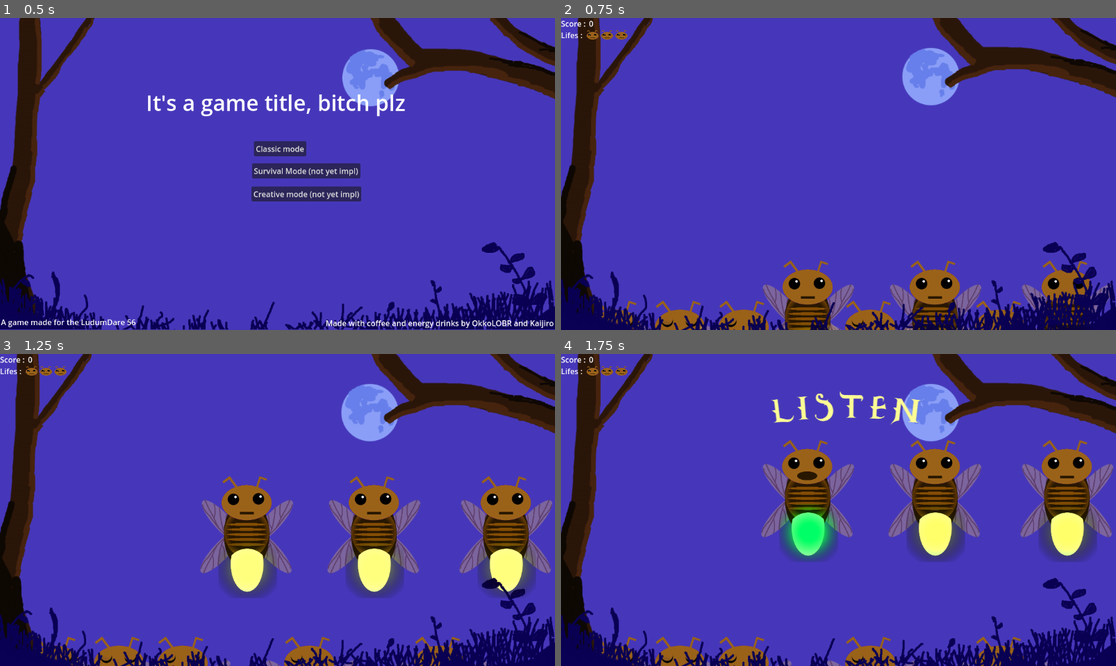
Above: before the commit, frames 1-4 (two rows, left to right).
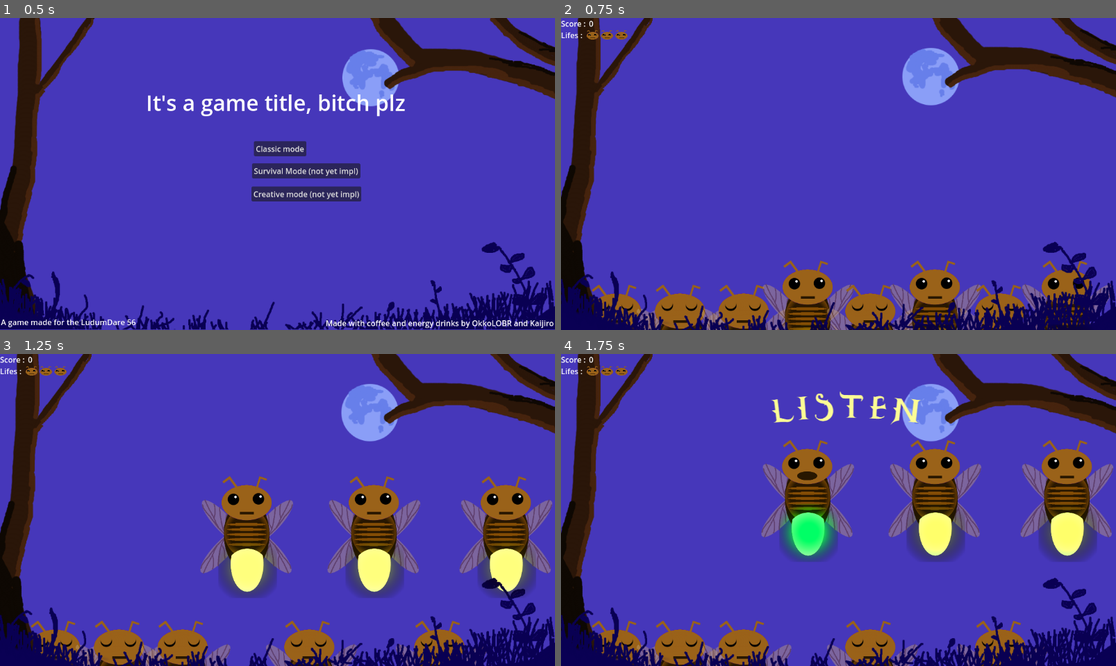
Above: after the commit, the same moments.

Repository: Kaijiro/ld56
Game: Godot game, scene res://scenes/menu.tscn
The game is run twice, just before and just after one commit, with the same random seed, the same clock (stepped at 60 frames per second) and the same inputs. Sound files missing from this copy of the repository are replaced by a short silence.
Inputs (mouse positions are in pixels of both pictures, inside the frame that each line leads up to):
- Up to frame 1 (0.5 s): no input
- Up to frame 2 (0.75 s): click "Classic mode" at 0.5 s
- Up to frame 3 (1.25 s): no input
- Up to frame 4 (1.75 s): move the mouse to (805, 538) at 1.27 s; click (805, 538) at 1.35 s

Frame 1 is identical in both runs. In frame 2, 3.1% of the frame differs, in the area x 5-87%, y 85-100%; in frame 3, 3.2%, in the area x 5-88%, y 85-100%; in frame 4, 3.2%.

Commit message:
Good order for sing and singed

Diff:
--- a/scripts/firefly.gd
+++ b/scripts/firefly.gd
@@ -34,7 +34,7 @@
 
 # Positionning
 @export var awake_height: int = 150
-@export var sleepy_height: int = 550
+@export var sleepy_height: int = 530
 @export var awake_speed: int = 500
 var is_awake: bool = false
 const flying_speed: int = 300
@@ -59,8 +59,8 @@
         if self.position.y > self.awake_height:
             self.position.y -= delta * awake_speed
 
-    if !self.is_awake && self.position.y < self.sleepy_height:
-        self.position.y += delta * awake_speed
+    if !self.is_awake && self.position.y > self.sleepy_height:
+        self.position.y -= delta * awake_speed
 
     # Placeholder click to test
     if self.is_clickable() && Input.is_action_just_pressed("click"):
@@ -110,9 +110,8 @@
     if not self.is_clickable():
         return
     self.is_game_await = false
-    print("call to engine to check if "+str(self.id)+" is the right call")
+    await self.sing()
     self.emit_signal("FireflyPlayed", self.id)
-    await self.sing()
 
 func wrong() -> void:
     if self.is_awake:
